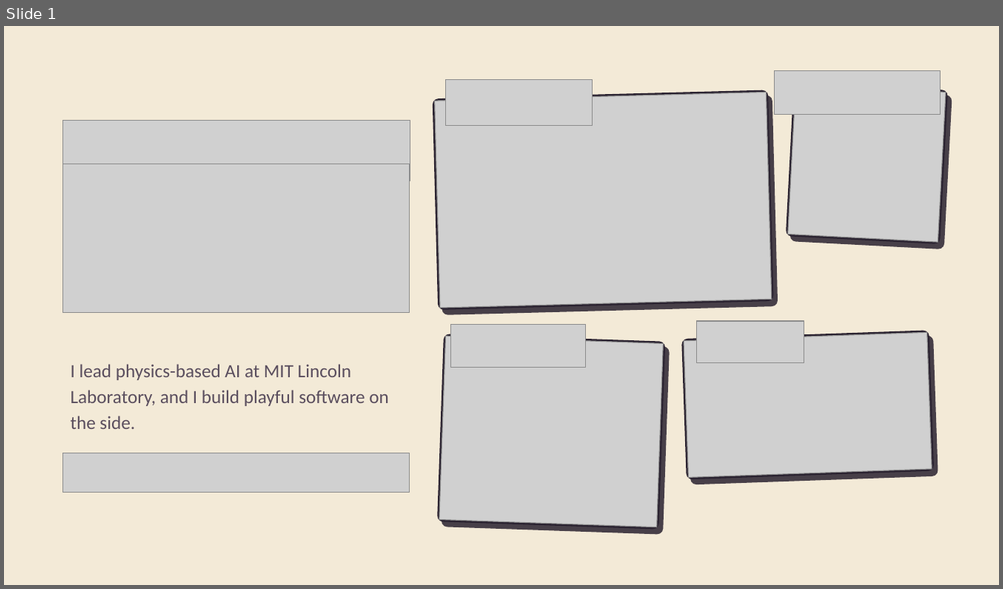
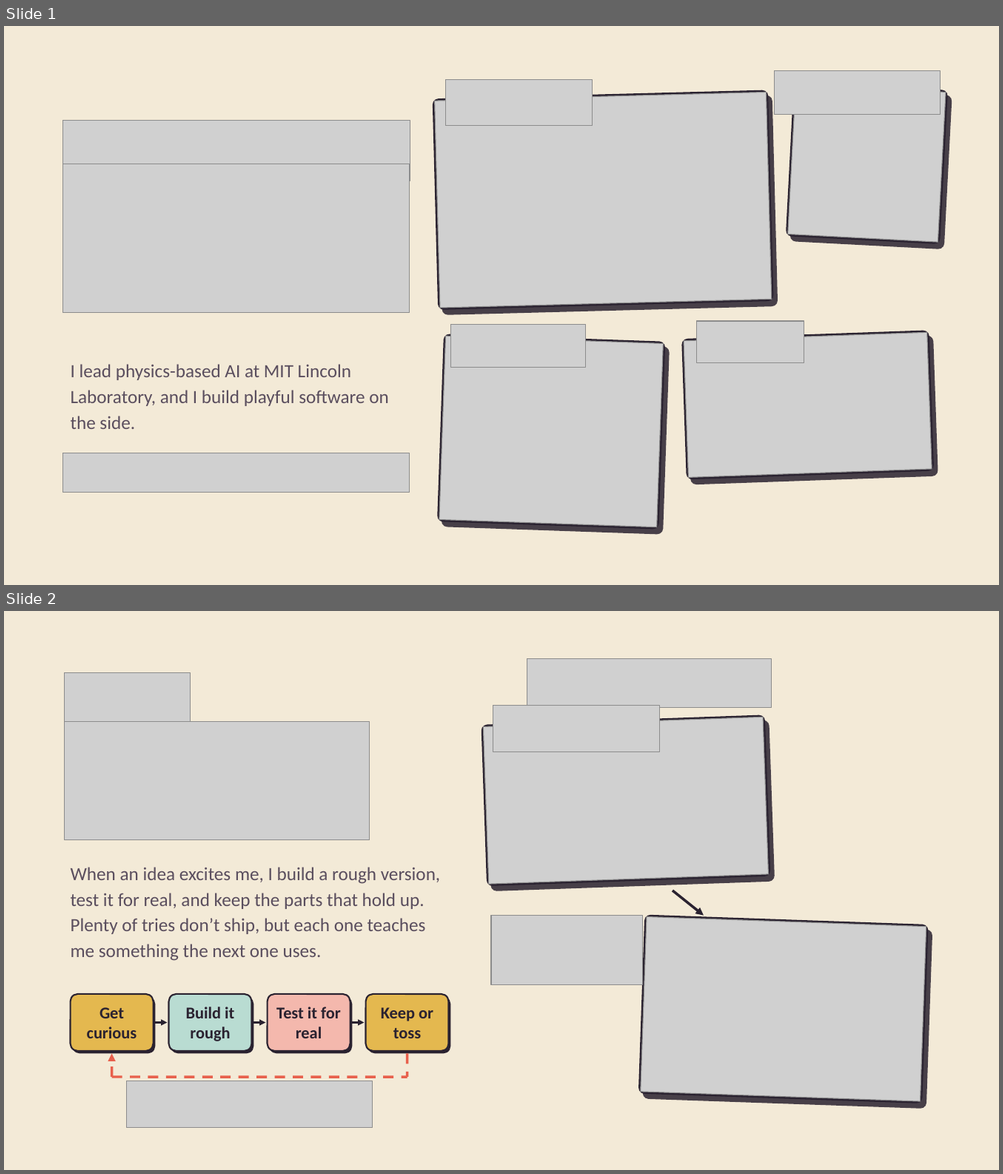
Before and after one commit to ghanemja/ghanemja.github.io, a slide deck: about-me/About-Janelle.pptx. Shown one above the other, each under a label of ours: slide 1 before the commit, slides 1 and 2 after it. The pictures are 1003x589 and 1003x1174 pixels, drawn with LibreOffice and Linux fonts; fonts in the diff are those of the drawing; grey boxes stand for pictures. Boxes give left, top, right and bottom in pixels: in the first picture for what was removed or moved away, otherwise in the second. Text is boxed around its words. In the diff, an @@ line names an element or a change of style, - is before the commit and + after.

```diff
--- a/about-me/About-Janelle.pptx
+++ b/about-me/About-Janelle.pptx
@@ slide 2 added at [4,611,999,1170], background #F3EAD7 @@
@@ picture added at [65,673,190,728] @@
@@ picture added at [527,659,771,708] @@
@@ rounded rectangle added at [481,715,771,887], fill #2A2230 @@
@@ picture added at [484,718,768,885] @@
@@ rounded rectangle added at [486,721,775,892], fill #2A2230 at 85% opacity @@
@@ picture added at [493,705,660,752] @@
@@ picture added at [65,722,370,840] @@
@@ text added at [71,867,440,961], 18 pt, text #5A4E5E @@
+When an idea excites me, I build a rough version, test it for real, and keep the parts that hold up. Plenty of tries don’t ship, but each one teaches me something the next one uses.
@@ arrow added from (672, 891) to (704, 915), #2A2230 2.5 pt @@
@@ picture added at [491,915,643,985] @@
@@ rounded rectangle added at [638,915,928,1104], fill #2A2230 @@
@@ picture added at [640,917,926,1102] @@
@@ rounded rectangle added at [643,920,933,1109], fill #2A2230 at 85% opacity @@
@@ rounded rectangle added at [71,994,153,1051], fill #E4B84F, outline #2A2230 1.5 pt, 16 pt, text #2A2230, bold @@
+Get curious
@@ rounded rectangle added at [73,997,156,1054], fill #2A2230 @@
@@ rounded rectangle added at [169,994,252,1051], fill #B9DCD2, outline #2A2230 1.5 pt, 16 pt, text #2A2230, bold @@
+Build it rough
@@ rounded rectangle added at [171,997,254,1054], fill #2A2230 @@
@@ rounded rectangle added at [267,994,350,1051], fill #F4B8AD, outline #2A2230 1.5 pt, 16 pt, text #2A2230, bold @@
+Test it for real
@@ rounded rectangle added at [270,997,353,1054], fill #2A2230 @@
@@ rounded rectangle added at [366,994,449,1051], fill #E4B84F, outline #2A2230 1.5 pt, 16 pt, text #2A2230, bold @@
+Keep or toss
@@ rounded rectangle added at [368,997,451,1054], fill #2A2230 @@
@@ arrow added from (155, 1023) to (168, 1023), #2A2230 2 pt @@
@@ arrow added from (253, 1023) to (266, 1023), #2A2230 2 pt @@
@@ arrow added from (352, 1023) to (364, 1023), #2A2230 2 pt @@
@@ arrow added from (111, 1077) to (111, 1054), #E8604C 2.5 pt dashed @@
@@ line added from (407, 1054) to (407, 1077), #E8604C 2.5 pt dashed @@
@@ line added from (111, 1077) to (407, 1077), #E8604C 2.5 pt dashed @@
@@ picture added at [126,1082,373,1128] @@
```
Also in this commit, not shown: 3 other files.
